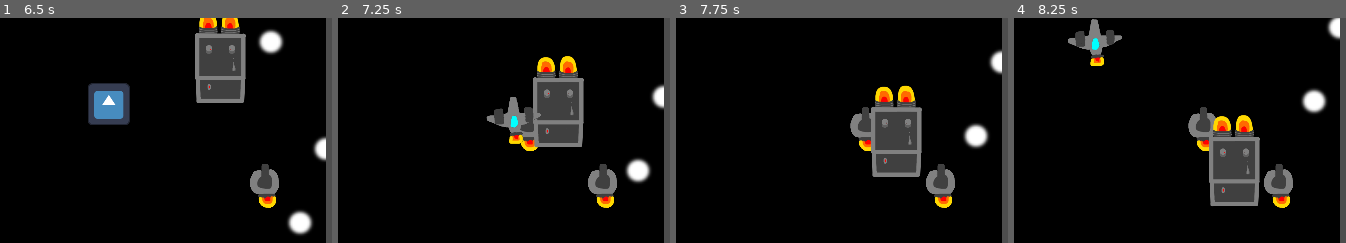
Above: before the commit, frames 1-4 (left to right).
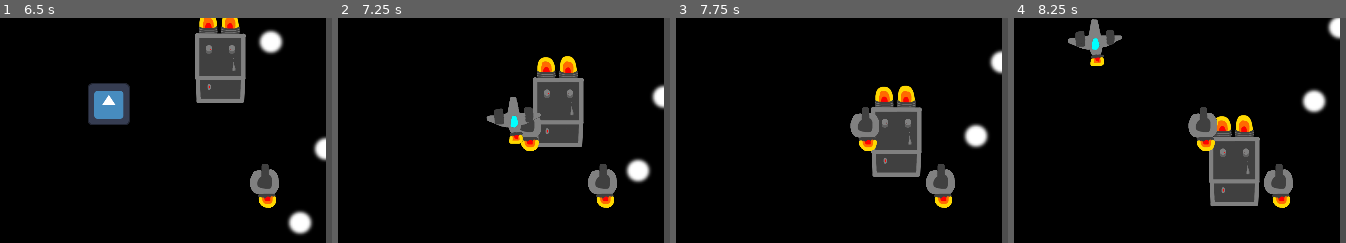
Above: after the commit, the same moments.

Repository: mykyta-bazhukhin/Cargo-Defense
Game: Godot game, scene res://Scenes/main_scene.tscn
Two runs of this game, one before a commit and one after it. Both use one fixed random seed, a clock stepped at 60 frames per second and the inputs below. The engine's default icon, where the game draws it, is replaced by a stand-in: a white triangle on a blue panel in a dark square.
Inputs (mouse positions are % of the whole screen's width and height, from its top left):
- Up to frame 1 (6.5 s): move the mouse to (77, 45) at 0.52 s; tap one key every 0.75 s from 0.6 s: 1 (Place tower 1) 2 (Place tower 2) 3 (Place tower 3) L (give_scrap) 1 (Place tower 1) 2 (Place tower 2) 3 (Place tower 3) L (give_scrap); move the mouse to (26, 55) at 1.27 s; move the mouse to (62, 28) at 2.02 s; move the mouse to (44, 70) at 2.77 s; move the mouse to (86, 65) at 3.52 s; move the mouse to (14, 35) at 4.27 s; move the mouse to (56, 50) at 5.02 s; move the mouse to (32, 25) at 5.77 s
- Up to frame 2 (7.25 s): move the mouse to (77, 45) at 6.52 s; tap 1 (Place tower 1) at 6.6 s
- Up to frame 3 (7.75 s): move the mouse to (26, 55) at 7.27 s; tap 2 (Place tower 2) at 7.35 s
- Up to frame 4 (8.25 s): move the mouse to (62, 28) at 8.02 s; tap 3 (Place tower 3) at 8.1 s
The pictures show only the part of the screen within x 50-100%, y 22-72%; the shares and areas given below are measured in that part.

Frame 1 is identical in both runs. In frame 2, 0.1% of the frame differs, in the area x 58-62%, y 44-58%; in frame 3, 0.2%, in the area x 58-62%, y 43-60%; in frame 4, 0.2%.

Commit message:
changed main scene node placement

Diff:
--- a/Scenes/main_scene.tscn
+++ b/Scenes/main_scene.tscn
@@ -22,16 +22,16 @@
 
 [node name="Scraps" type="Node2D" parent="."]
 
+[node name="Enemies" type="Node2D" parent="."]
+
+[node name="Carrier_enemy" parent="Enemies" instance=ExtResource("4_q3g4c")]
+position = Vector2(864, 88)
+
+[node name="placeholder_enemy" parent="Enemies" instance=ExtResource("3_awf75")]
+position = Vector2(1049, 65)
+
 [node name="Towers" type="Node2D" parent="."]
 unique_name_in_owner = true
-
-[node name="Enemies" type="Node2D" parent="."]
-
-[node name="Carrier_enemy" parent="Enemies" instance=ExtResource("4_q3g4c")]
-position = Vector2(864, 88)
-
-[node name="placeholder_enemy" parent="Enemies" instance=ExtResource("3_awf75")]
-position = Vector2(1049, 65)
 
 [node name="Projectiles" type="Node2D" parent="."]
 unique_name_in_owner = true
